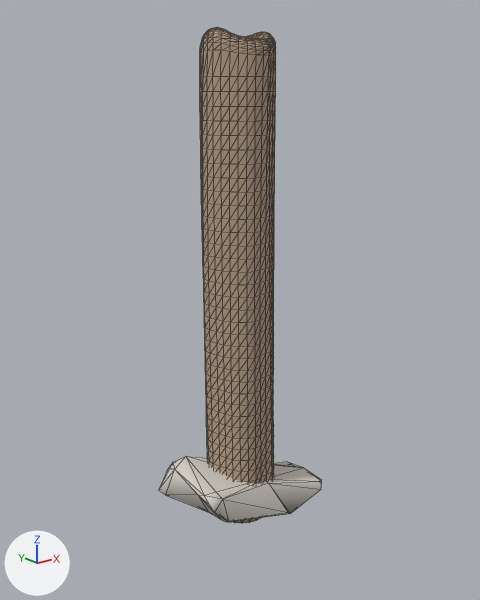
One commit to the glTF model assets/tower/approved-library/architecture/bagana-f3-3x9x3-v2.glb: the scene before it, then after it.
Both versions are drawn from a 50 mm lens placed at (-1.636, -2.048, 0.893), pointed at (0.016, 0.017, 0.067). The axes (+X, +Y, +Z) are drawn at lower left. The lights are the same throughout. The picture after the commit comes second. Mesh edges are drawn as thin lines.

The scene before the commit, as lines of its bpy script (objects in view):
```python
me_bagana_form_3_stone = bpy.data.meshes.new('BAGANA_FORM_3_stone')
me_bagana_form_3_stone.from_pydata(...)  # 35 vertices, 66 faces; spans x -0.322..0.322, y -0.223..0.223, z -0.875..-0.625
me_bagana_form_3_stone.materials.append(mat_alantil_bagana_stone_pbr)  # light grey #d7d1c8
me_bagana_form_3_wood = bpy.data.meshes.new('BAGANA_FORM_3_wood')
me_bagana_form_3_wood.from_pydata(...)  # 1374 vertices, 2744 faces; spans x -0.15..0.15, y -0.16..0.16, z -0.89..1.11
me_bagana_form_3_wood.materials.append(mat_alantil_bagana_wood_pbr)  # beige #b59e86
ob_bagana_stone = bpy.data.objects.new('bagana_stone', me_bagana_form_3_stone)
ob_bagana_stone.location = (0.0, 0.0, 0.0)
ob_bagana_wood = bpy.data.objects.new('bagana_wood', me_bagana_form_3_wood)
ob_bagana_wood.location = (0.0, 0.0, 0.0)
```
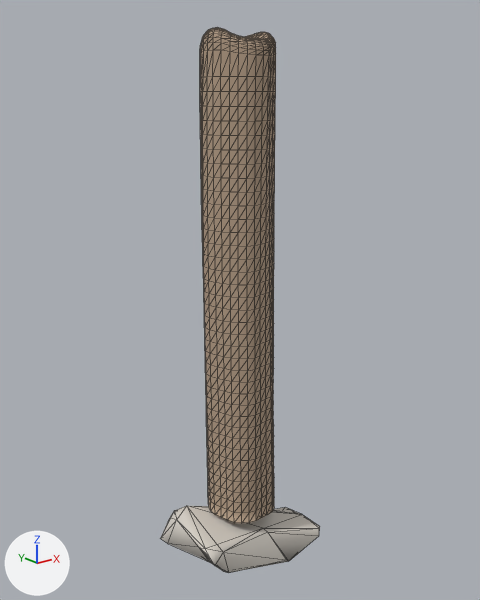
Diff of the bpy script that builds the scene:
```diff
--- a/assets/tower/approved-library/architecture/bagana-f3-3x9x3-v2.glb.py
+++ b/assets/tower/approved-library/architecture/bagana-f3-3x9x3-v2.glb.py
@@ me_bagana_form_3_stone @@
 # used by ob_bagana_stone; location = (0.0, 0.0, 0.0)
-me_bagana_form_3_stone.from_pydata(...)  # 35 vertices, 66 faces; spans x -0.322..0.322, y -0.223..0.223, z -0.875..-0.625
+me_bagana_form_3_stone.from_pydata(...)  # 35 vertices, 66 faces; spans x -0.322..0.322, y -0.223..0.223, z -1.125..-0.875
+# me_bagana_form_3_stone part 1: the whole mesh is moved by (0.0, 0.0, -0.25)
 me_bagana_form_3_stone.materials.append(mat_alantil_bagana_stone_pbr)
```

Boxes [x1, y1, x2, y2] around the edits, measured in the pictures (480 x 600 px):
'bagana_stone', moved
    before: [158, 456, 322, 522]
    after: [160, 506, 320, 573]
